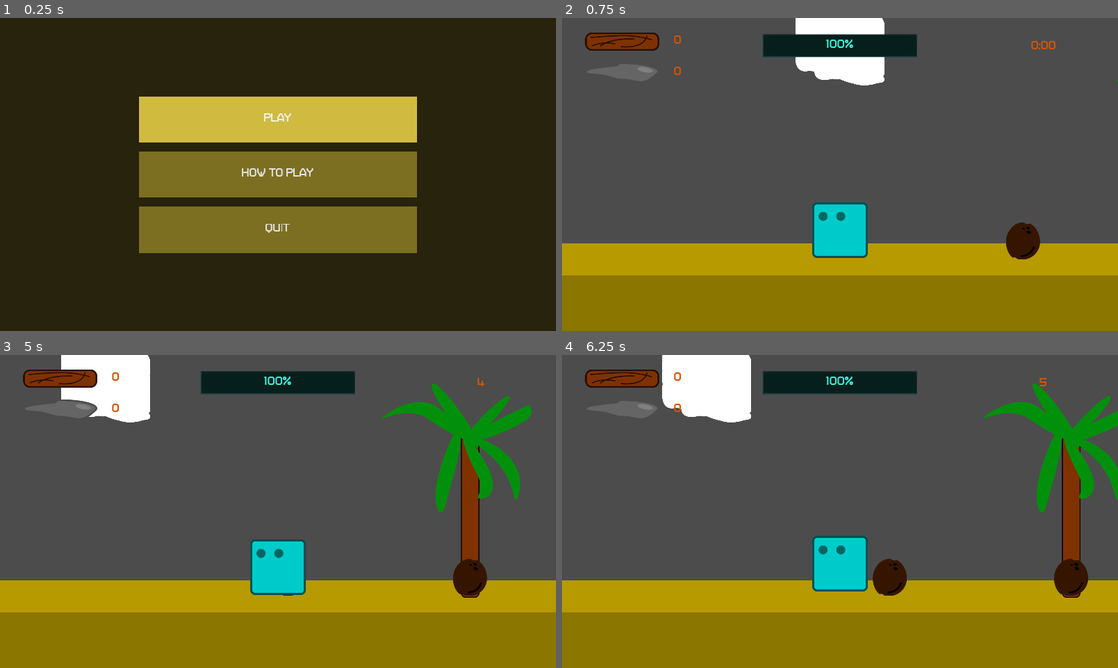
Above: before the commit, frames 1-4 (two rows, left to right).
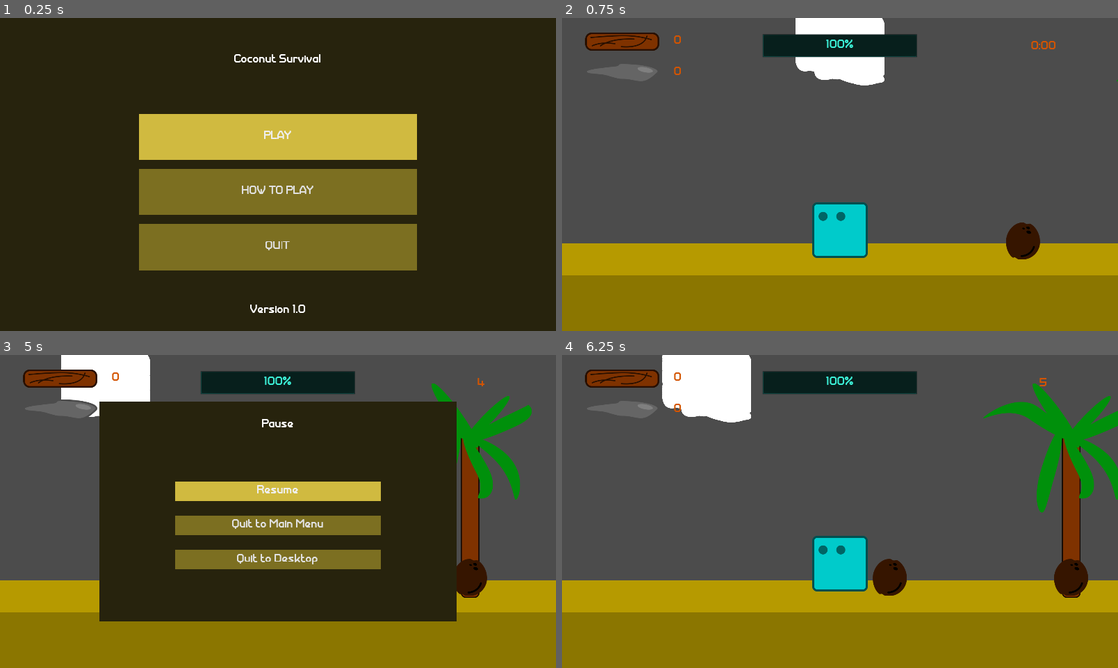
Above: after the commit, the same moments.

Repository: AlixBarreaux/coconut-survival
Game: Godot game, scene res://GUI/Main Menu/MainMenu.tscn
Two runs of this game, one before a commit and one after it. Both use one fixed random seed, a clock stepped at 60 frames per second and the inputs below. Sound files missing from this copy of the repository are replaced by a short silence.
Inputs (mouse positions are in pixels of both pictures, inside the frame that each line leads up to):
- Up to frame 1 (0.25 s): no input
- Up to frame 2 (0.75 s): click "PLAY" at 0.5 s
- Up to frame 3 (5 s): tap Enter at 1.25 s; hold D (move_right) 1.28-2.03 s; tap Space (attack) at 1.35, 2.75, 3.6 s; hold Q (move_left) 2.03-2.78 s; tap A (build_spike) at 2.1, 4.35 s; hold D (move_right) 2.78-4.28 s; tap E (build_wall) at 2.85 s; hold Q (move_left) from 4.28 s (still down); tap Escape (pause_game, bound only after the commit) at 4.9 s
- Up to frame 4 (6.25 s): release Q (move_left) at 5 s; click (840, 492) at 5 s, where only the run after the commit has a clickable "Resume"; tap Enter at 5.75 s; hold Q (move_left) from 5.78 s (still down); tap E (build_wall) at 5.85 s

The runs differ from the first frame. In frame 1, 13% of the frame differs, in the area x 25-75%, y 11-95%; in frame 2, nothing differs; in frame 3, 45%, in the area x 17-83%, y 14-86%; in frame 4, nothing differs.

Commit message:
Improve and implement more gui elements

Diff:
--- a/Assets/Themes/main_theme.tres
+++ b/Assets/Themes/main_theme.tres
@@ -10,6 +10,9 @@
 
 [sub_resource type="StyleBoxFlat" id=1]
 bg_color = Color( 0.490196, 0.439216, 0.133333, 1 )
+
+[sub_resource type="StyleBoxFlat" id=4]
+bg_color = Color( 0.156863, 0.141176, 0.054902, 1 )
 
 [resource]
 default_font = ExtResource( 1 )
@@ -24,3 +27,4 @@
 Button/styles/hover = SubResource( 3 )
 Button/styles/normal = SubResource( 1 )
 Button/styles/pressed = null
+Panel/styles/panel = SubResource( 4 )
--- /dev/null
+++ b/GUI/Game Title/GameTitleLabel.gd
@@ -0,0 +1,17 @@
+class_name GameTitleLabel
+extends Label
+
+
+# ----------------- DECLARE VARIABLES -----------------
+
+
+
+# ----------------- RUN CODE -----------------
+
+
+func _ready() -> void:
+	self.text = ProjectSettings.get("application/config/name")
+	return
+
+
+# ----------------- DECLARE FUNCTIONS -----------------
--- /dev/null
+++ b/GUI/Game Title/GameTitleLabel.tscn
@@ -0,0 +1,12 @@
+[gd_scene load_steps=2 format=2]
+
+[ext_resource path="res://GUI/Game Title/GameTitleLabel.gd" type="Script" id=1]
+
+[node name="GameTitleLabel" type="Label"]
+anchor_right = 1.0
+margin_top = 77.0
+margin_bottom = 118.0
+text = "Game Title"
+align = 1
+valign = 1
+script = ExtResource( 1 )
--- a/GUI/Main Menu/MainMenu.tscn
+++ b/GUI/Main Menu/MainMenu.tscn
@@ -1,7 +1,9 @@
-[gd_scene load_steps=3 format=2]
+[gd_scene load_steps=5 format=2]
 
 [ext_resource path="res://GUI/Main Menu/MainMenu.gd" type="Script" id=1]
 [ext_resource path="res://Assets/Themes/main_theme.tres" type="Theme" id=2]
+[ext_resource path="res://GUI/Game Title/GameTitleLabel.tscn" type="PackedScene" id=3]
+[ext_resource path="res://GUI/Version Label/VersionLabel.tscn" type="PackedScene" id=4]
 
 [node name="MainMenu" type="Control"]
 anchor_right = 1.0
@@ -15,6 +17,10 @@
 margin_top = -1.0
 margin_bottom = -1.0
 color = Color( 0.156863, 0.141176, 0.054902, 1 )
+
+[node name="GameTitleLabel" parent="." instance=ExtResource( 3 )]
+margin_top = 125.0
+margin_bottom = 166.0
 
 [node name="Label" type="Label" parent="."]
 visible = false
@@ -55,10 +61,9 @@
 anchor_top = 0.25
 anchor_right = 0.75
 anchor_bottom = 0.75
+margin_top = 60.0
+margin_bottom = 60.0
 custom_constants/separation = 30
-__meta__ = {
-"_edit_use_anchors_": false
-}
 
 [node name="Play" type="Button" parent="MainMenuButtonsContainer"]
 margin_right = 960.0
@@ -101,6 +106,8 @@
 size_flags_vertical = 3
 text = "QUIT"
 
+[node name="VersionLabel" parent="." instance=ExtResource( 4 )]
+
 [connection signal="pressed" from="Label/GotIt" to="." method="_on_GotIt_pressed"]
 [connection signal="pressed" from="MainMenuButtonsContainer/Play" to="." method="_on_Play_pressed"]
 [connection signal="pressed" from="MainMenuButtonsContainer/HowToPlay" to="." method="_on_HowToPlay_pressed"]
--- /dev/null
+++ b/GUI/Pause Menu/PauseMenu.gd
@@ -0,0 +1,51 @@
+class_name PauseMenu
+extends Control
+
+
+# ----------------- DECLARE VARIABLES -----------------
+
+onready var first_element_to_focus: Button = $Panel/VBoxContainer/ResumeButton
+
+var main_menu_scene_path: String = "res://GUI/Main Menu/MainMenu.tscn"
+
+# ----------------- RUN CODE -----------------
+
+
+func _ready() -> void:
+	self.hide()
+	return
+
+
+func _unhandled_key_input(event: InputEventKey) -> void:
+	if Input.is_action_just_pressed("pause_game"):
+		self.visible = !self.visible
+
+
+# ----------------- DECLARE FUNCTIONS -----------------
+
+
+func _on_ResumeButton_pressed() -> void:
+	self.hide()
+	return
+
+
+func _on_QuitToMainMenuButton_pressed() -> void:
+	print("Quit to main menu button clicked!")
+	get_tree().paused = false
+	get_tree().change_scene(main_menu_scene_path)
+	return
+
+
+func _on_QuiToDesktopButton_pressed() -> void:
+	get_tree().quit()
+	return
+
+
+func _on_visibility_changed() -> void:
+	if self.visible:
+		first_element_to_focus.grab_focus()
+		get_tree().paused = true
+	else:
+		first_element_to_focus.release_focus()
+		get_tree().paused = false
+	return
--- /dev/null
+++ b/GUI/Pause Menu/PauseMenu.tscn
@@ -0,0 +1,90 @@
+[gd_scene load_steps=4 format=2]
+
+[ext_resource path="res://GUI/Pause Menu/PauseMenu.gd" type="Script" id=1]
+[ext_resource path="res://Assets/Themes/main_theme.tres" type="Theme" id=2]
+
+[sub_resource type="StyleBoxFlat" id=1]
+bg_color = Color( 0.156863, 0.141176, 0.054902, 1 )
+
+[node name="PauseMenu" type="Control"]
+pause_mode = 2
+anchor_right = 1.0
+anchor_bottom = 1.0
+theme = ExtResource( 2 )
+script = ExtResource( 1 )
+
+[node name="Panel" type="Panel" parent="."]
+anchor_left = 0.5
+anchor_top = 0.5
+anchor_right = 0.5
+anchor_bottom = 0.5
+margin_left = -617.0
+margin_top = -379.0
+margin_right = 617.0
+margin_bottom = 379.0
+custom_styles/panel = SubResource( 1 )
+
+[node name="Title" type="Label" parent="Panel"]
+anchor_right = 1.0
+margin_top = 60.0
+margin_bottom = 101.0
+text = "Pause"
+align = 1
+valign = 1
+
+[node name="VBoxContainer" type="VBoxContainer" parent="Panel"]
+anchor_left = 0.5
+anchor_top = 0.5
+anchor_right = 0.5
+anchor_bottom = 0.5
+margin_left = -356.0
+margin_top = -104.0
+margin_right = 356.0
+margin_bottom = 200.0
+custom_constants/separation = 50
+
+[node name="ResumeButton" type="Button" parent="Panel/VBoxContainer"]
+margin_right = 712.0
+margin_bottom = 68.0
+focus_neighbour_left = NodePath("../QuiToDesktopButton")
+focus_neighbour_top = NodePath("../QuiToDesktopButton")
+focus_neighbour_right = NodePath("../QuitToMainMenuButton")
+focus_neighbour_bottom = NodePath("../QuitToMainMenuButton")
+focus_next = NodePath("../QuitToMainMenuButton")
+focus_previous = NodePath("../QuiToDesktopButton")
+size_flags_horizontal = 3
+size_flags_vertical = 3
+text = "Resume"
+
+[node name="QuitToMainMenuButton" type="Button" parent="Panel/VBoxContainer"]
+margin_top = 118.0
+margin_right = 712.0
+margin_bottom = 186.0
+focus_neighbour_left = NodePath("../ResumeButton")
+focus_neighbour_top = NodePath("../ResumeButton")
+focus_neighbour_right = NodePath("../QuiToDesktopButton")
+focus_neighbour_bottom = NodePath("../QuiToDesktopButton")
+focus_next = NodePath("../QuiToDesktopButton")
+focus_previous = NodePath("../ResumeButton")
+size_flags_horizontal = 3
+size_flags_vertical = 3
+text = "Quit to Main Menu"
+
+[node name="QuiToDesktopButton" type="Button" parent="Panel/VBoxContainer"]
+margin_top = 236.0
+margin_right = 712.0
+margin_bottom = 304.0
+focus_neighbour_left = NodePath("../QuitToMainMenuButton")
+focus_neighbour_top = NodePath("../QuitToMainMenuButton")
+focus_neighbour_right = NodePath("../ResumeButton")
+focus_neighbour_bottom = NodePath("../ResumeButton")
+focus_next = NodePath("../ResumeButton")
+focus_previous = NodePath("../QuitToMainMenuButton")
+size_flags_horizontal = 3
+size_flags_vertical = 3
+text = "Quit to Desktop"
+
+[connection signal="visibility_changed" from="." to="." method="_on_visibility_changed"]
+[connection signal="pressed" from="Panel/VBoxContainer/ResumeButton" to="." method="_on_ResumeButton_pressed"]
+[connection signal="pressed" from="Panel/VBoxContainer/QuitToMainMenuButton" to="." method="_on_QuitToMainMenuButton_pressed"]
+[connection signal="pressed" from="Panel/VBoxContainer/QuiToDesktopButton" to="." method="_on_QuiToDesktopButton_pressed"]
--- /dev/null
+++ b/GUI/Version Label/VersionLabel.gd
@@ -0,0 +1,17 @@
+class_name VersionLabel
+extends Label
+
+
+# ----------------- DECLARE VARIABLES -----------------
+
+
+
+# ----------------- RUN CODE -----------------
+
+
+func _ready() -> void:
+	self.text = "Version " + ProjectSettings.get("application/config/version")
+	return
+
+
+# ----------------- DECLARE FUNCTIONS -----------------
--- /dev/null
+++ b/GUI/Version Label/VersionLabel.tscn
@@ -0,0 +1,13 @@
+[gd_scene load_steps=2 format=2]
+
+[ext_resource path="res://GUI/Version Label/VersionLabel.gd" type="Script" id=1]
+
+[node name="VersionLabel" type="Label"]
+anchor_top = 1.0
+anchor_right = 1.0
+anchor_bottom = 1.0
+margin_top = -92.0
+margin_bottom = -51.0
+align = 1
+valign = 1
+script = ExtResource( 1 )
--- a/Main.tscn
+++ b/Main.tscn
@@ -1,8 +1,9 @@
-[gd_scene load_steps=11 format=2]
+[gd_scene load_steps=12 format=2]
 
 [ext_resource path="res://NaturalResources.gd" type="Script" id=1]
 [ext_resource path="res://Creatures/Player/Player.tscn" type="PackedScene" id=2]
 [ext_resource path="res://World.gd" type="Script" id=3]
+[ext_resource path="res://GUI/Pause Menu/PauseMenu.tscn" type="PackedScene" id=4]
 [ext_resource path="res://Mechanics/Sky.gd" type="Script" id=5]
 [ext_resource path="res://GUI/Game Over/GameOverMenu.tscn" type="PackedScene" id=6]
 [ext_resource path="res://Mechanics/EnemiesSpawner/EnemySpawnTimer.tscn" type="PackedScene" id=7]
@@ -104,3 +105,7 @@
 __meta__ = {
 "_editor_description_": ""
 }
+
+[node name="CanvasLayer" type="CanvasLayer" parent="."]
+
+[node name="PauseMenu" parent="CanvasLayer" instance=ExtResource( 4 )]
--- a/project.godot
+++ b/project.godot
@@ -29,11 +29,21 @@
 "language": "GDScript",
 "path": "res://Creatures/Enemies/Flame/Flame.gd"
 }, {
+"base": "Label",
+"class": "GameTitleLabel",
+"language": "GDScript",
+"path": "res://GUI/Game Title/GameTitleLabel.gd"
+}, {
 "base": "Area2D",
 "class": "HeldItem",
 "language": "GDScript",
 "path": "res://HeldItem/HeldItem.gd"
 }, {
+"base": "Control",
+"class": "PauseMenu",
+"language": "GDScript",
+"path": "res://GUI/Pause Menu/PauseMenu.gd"
+}, {
 "base": "HeldItem",
 "class": "Pickaxe",
 "language": "GDScript",
@@ -43,15 +53,23 @@
 "class": "Player",
 "language": "GDScript",
 "path": "res://Creatures/Player/Player.gd"
+}, {
+"base": "Label",
+"class": "VersionLabel",
+"language": "GDScript",
+"path": "res://GUI/Version Label/VersionLabel.gd"
 } ]
 _global_script_class_icons={
 "Axe": "",
 "Creature": "",
 "Faucet": "",
 "Flame": "",
+"GameTitleLabel": "",
 "HeldItem": "",
+"PauseMenu": "",
 "Pickaxe": "",
-"Player": ""
+"Player": "",
+"VersionLabel": ""
 }
 
 [application]
@@ -59,6 +77,7 @@
 config/name="Coconut Survival"
 run/main_scene="res://GUI/Main Menu/MainMenu.tscn"
 config/icon="res://Assets/icon.png"
+config/version="1.0"
 
 [autoload]
 
@@ -179,6 +198,12 @@
 "deadzone": 0.5,
 "events": [ Object(InputEventKey,"resource_local_to_scene":false,"resource_name":"","device":0,"alt":false,"shift":false,"control":false,"meta":false,"command":false,"pressed":false,"scancode":69,"physical_scancode":0,"unicode":0,"echo":false,"script":null)
 , Object(InputEventJoypadButton,"resource_local_to_scene":false,"resource_name":"","device":0,"button_index":3,"pressure":0.0,"pressed":false,"script":null)
+ ]
+}
+pause_game={
+"deadzone": 0.5,
+"events": [ Object(InputEventKey,"resource_local_to_scene":false,"resource_name":"","device":0,"alt":false,"shift":false,"control":false,"meta":false,"command":false,"pressed":false,"scancode":16777217,"physical_scancode":0,"unicode":0,"echo":false,"script":null)
+, Object(InputEventJoypadButton,"resource_local_to_scene":false,"resource_name":"","device":0,"button_index":11,"pressure":0.0,"pressed":false,"script":null)
  ]
 }
 
Not shown: 1 places in Assets/Themes/main_theme.tres that only renumber resources
